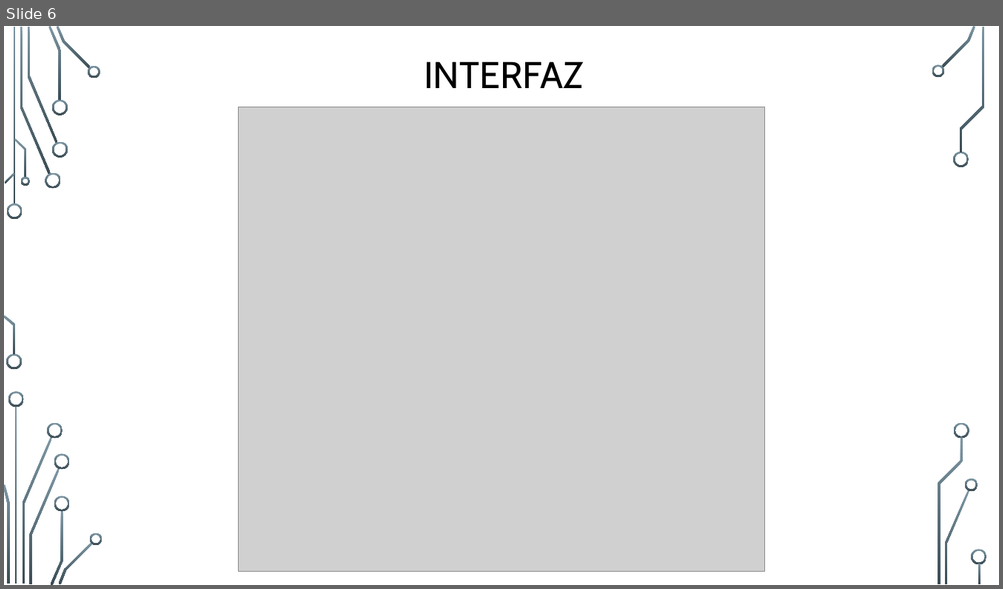
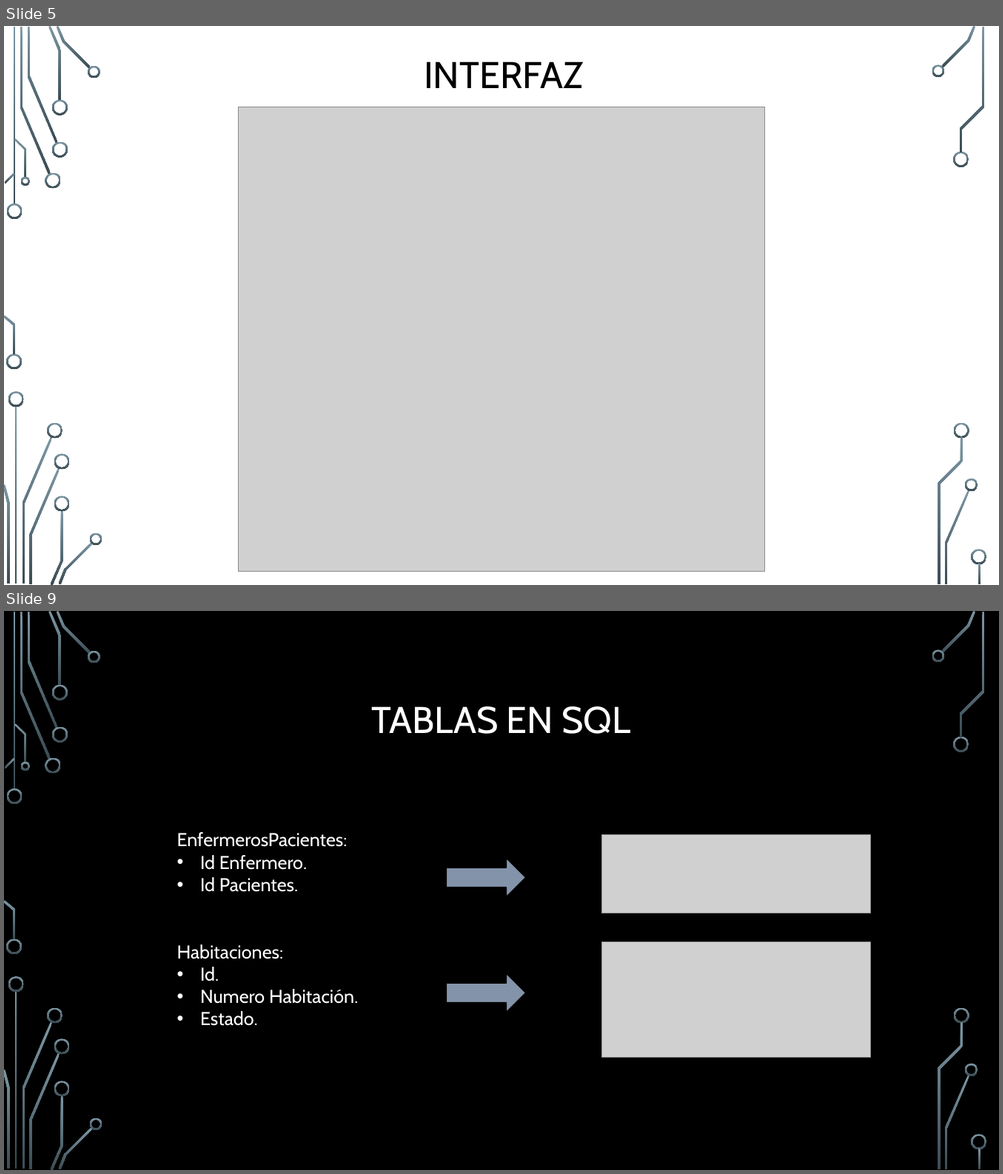
Before and after one commit to JuanEspinosa97/tis_2022_repositorio, a slide deck: doc/Presentación_mitad_de_curso_JuanEspinosayNachoRodriguez.pptx. Shown one above the other, each under a label of ours: slide 6 before the commit, slides 5 and 9 after it; the slides between them are not shown. The pictures are 1003x589 and 1003x1174 pixels, drawn with LibreOffice and Linux fonts; fonts in the diff are those of the drawing; grey boxes stand for pictures; background and template pictures are left out. Boxes give left, top, right and bottom in pixels: in the first picture for what was removed or moved away, otherwise in the second. Text is boxed around its words. In the diff, an @@ line names an element or a change of style, - is before the commit and + after.

```diff
--- a/doc/Presentación_mitad_de_curso_JuanEspinosayNachoRodriguez.pptx
+++ b/doc/Presentación_mitad_de_curso_JuanEspinosayNachoRodriguez.pptx
@@ slide 9 added at [4, 611, 999, 1170], background picture (left out); not listed: 36 template elements that a slide beside it also shows @@
@@ title added at [372, 706, 631, 734], 36 pt, text #FFFFFF @@
+TABLAS EN SQL
@@ text added at [177, 832, 358, 1026], 18 pt, text #FFFFFF @@
+EnfermerosPacientes:
+  • Id Enfermero.
+  • Id Pacientes.
+  Habitaciones:
+  • Id.
+  • Numero Habitación.
+  • Estado.
@@ picture added at [602, 834, 871, 914] @@
@@ right arrow added at [446, 858, 526, 897], fill #8393AA, outline #000000 1.25 pt @@
@@ picture added at [602, 943, 871, 1058] @@
@@ right arrow added at [446, 974, 526, 1013], fill #8393AA, outline #000000 1.25 pt @@
@@ what was slide 6 is now slide 5 @@
```
Also in this commit, not shown: 1 slide changed, 2 other slides added.
